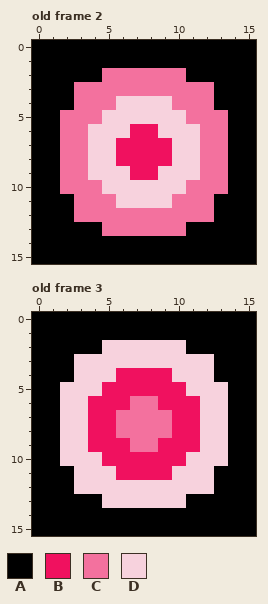
Pixel-art file: content/orb.ase. The picture above was drawn from the file before the commit.
16x16 pixels, 3 frames. Shown: old frame 2, old frame 3. The commit also changed other frames, which this record leaves out.
Palette (. is transparent): A #000000  B #f0115f  C #f3719e  D #f7d2dd
Pixels before, old frame 2, first column x 0:
 0 AAAAAAAAAAAAAAAA
 1 AAAAAAAAAAAAAAAA
 2 AAAAACCCCCCAAAAA
 3 AAACCCCCCCCCCAAA
 4 AAACCCDDDDCCCAAA
 5 AACCCDDDDDDCCCAA
 6 AACCDDDBBDDDCCAA
 7 AACCDDBBBBDDCCAA
 8 AACCDDBBBBDDCCAA
 9 AACCDDDBBDDDCCAA
10 AACCCDDDDDDCCCAA
11 AAACCCDDDDCCCAAA
12 AAACCCCCCCCCCAAA
13 AAAAACCCCCCAAAAA
14 AAAAAAAAAAAAAAAA
15 AAAAAAAAAAAAAAAA
Pixels before, old frame 3, first column x 0:
 0 AAAAAAAAAAAAAAAA
 1 AAAAAAAAAAAAAAAA
 2 AAAAADDDDDDAAAAA
 3 AAADDDDDDDDDDAAA
 4 AAADDDBBBBDDDAAA
 5 AADDDBBBBBBDDDAA
 6 AADDBBBCCBBBDDAA
 7 AADDBBCCCCBBDDAA
 8 AADDBBCCCCBBDDAA
 9 AADDBBBCCBBBDDAA
10 AADDDBBBBBBDDDAA
11 AAADDDBBBBDDDAAA
12 AAADDDDDDDDDDAAA
13 AAAAADDDDDDAAAAA
14 AAAAAAAAAAAAAAAA
15 AAAAAAAAAAAAAAAA
Once edited:
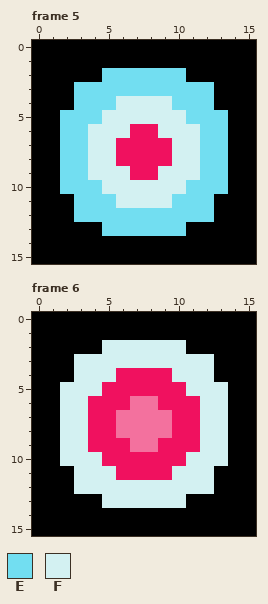
Colours new in this view: E #72def1  F #d3f1f2
A new or re-ordered frame is compared with the old frame closest to it.
Author's note on the commit: added blue flashes to orb
Change:
frames 3 -> 6
Frame 5 is new; against old frame 2:
y 2: x 5..10 CCCCCC -> EEEEEE
y 3: x 3..12 CCCCCCCCCC -> EEEEEEEEEE
y 4: x 3..12 CCCDDDDCCC -> EEEFFFFEEE
y 5: x 2..13 CCCDDDDDDCCC -> EEEFFFFFFEEE
y 6: x 2..6 CCDDD -> EEFFF; x 9..13 DDDCC -> FFFEE
y 7..8: x 2..5 CCDD -> EEFF; x 10..13 DDCC -> FFEE
y 9: x 2..6 CCDDD -> EEFFF; x 9..13 DDDCC -> FFFEE
y 10: x 2..13 CCCDDDDDDCCC -> EEEFFFFFFEEE
y 11: x 3..12 CCCDDDDCCC -> EEEFFFFEEE
y 12: x 3..12 CCCCCCCCCC -> EEEEEEEEEE
y 13: x 5..10 CCCCCC -> EEEEEE
Frame 6 is new; against old frame 3:
y 2: x 5..10 DDDDDD -> FFFFFF
y 3: x 3..12 DDDDDDDDDD -> FFFFFFFFFF
y 4: x 3..5 DDD -> FFF; x 10..12 DDD -> FFF
y 5: x 2..4 DDD -> FFF; x 11..13 DDD -> FFF
y 6..9: x 2..3 DD -> FF; x 12..13 DD -> FF
y 10: x 2..4 DDD -> FFF; x 11..13 DDD -> FFF
y 11: x 3..5 DDD -> FFF; x 10..12 DDD -> FFF
y 12: x 3..12 DDDDDDDDDD -> FFFFFFFFFF
y 13: x 5..10 DDDDDD -> FFFFFF
